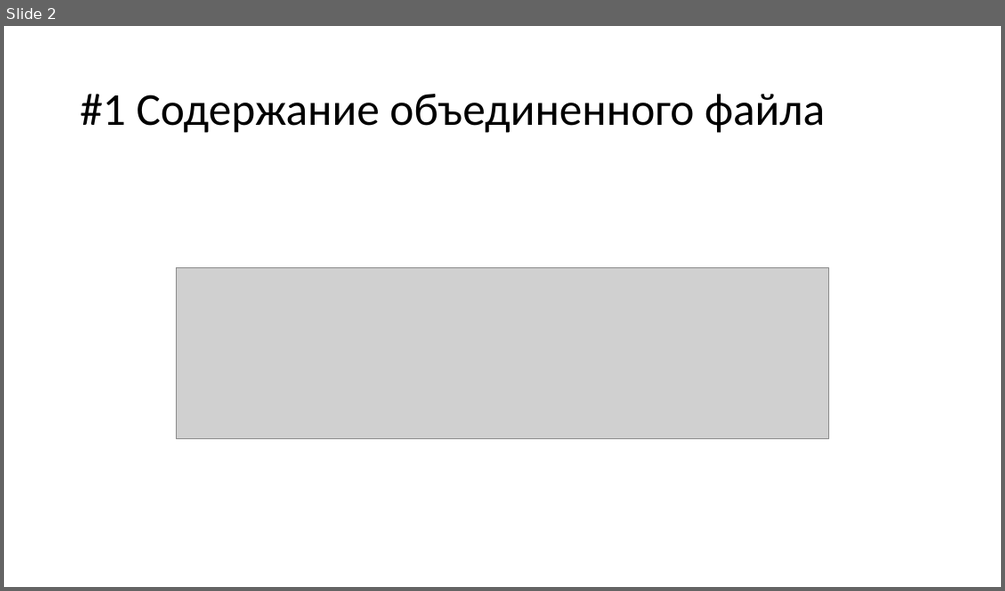
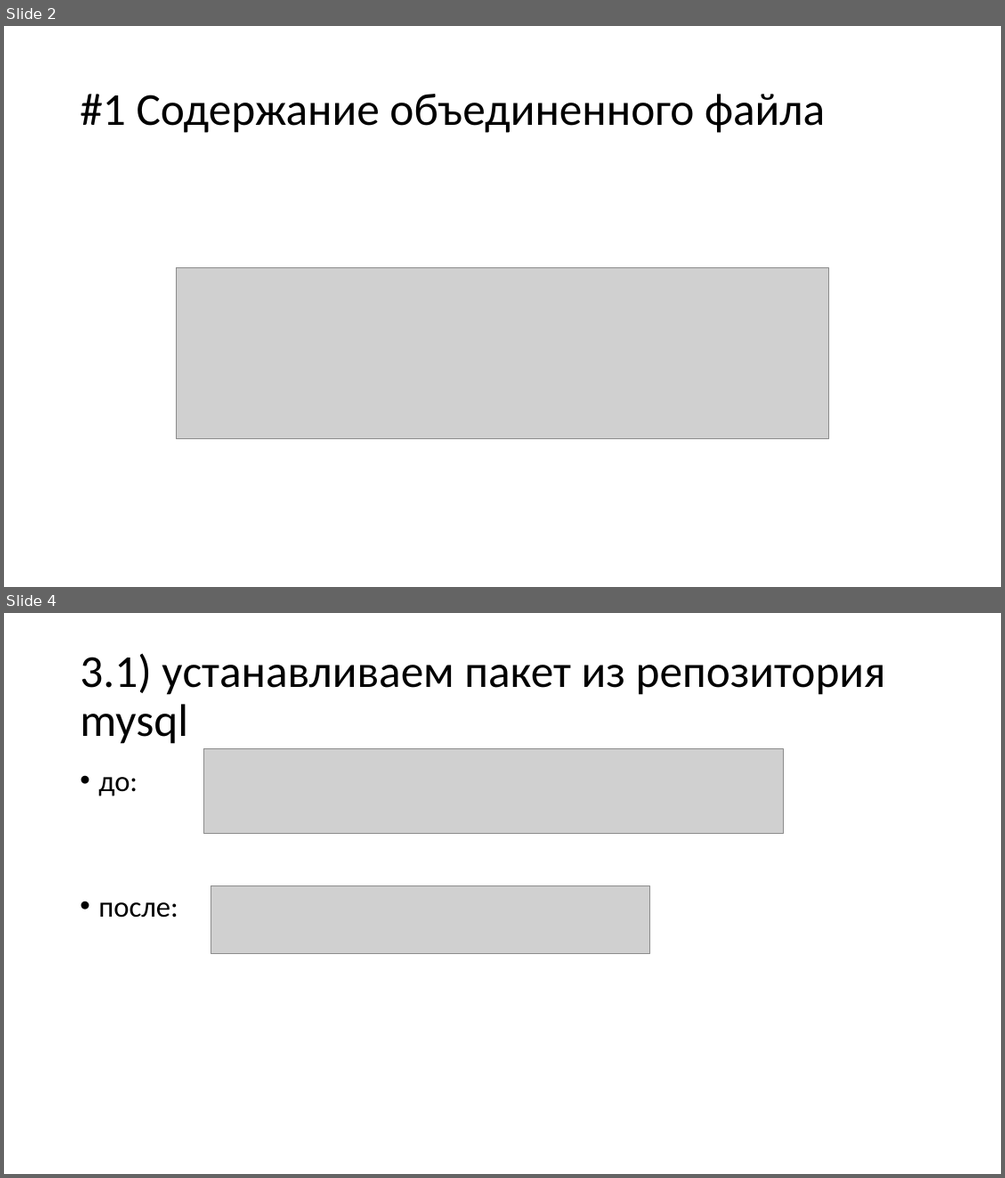
Before and after one commit to am1bestofluck/exam0723, a slide deck: report.pptx. Shown one above the other, each under a label of ours: slide 2 before the commit, slides 2 and 4 after it; the slides between them are not shown. The pictures are 1005x591 and 1005x1178 pixels, drawn with LibreOffice and Linux fonts; fonts in the diff are those of the drawing; grey boxes stand for pictures. Boxes give left, top, right and bottom in pixels: in the first picture for what was removed or moved away, otherwise in the second. Text is boxed around its words. In the diff, an @@ line names an element or a change of style, - is before the commit and + after.

```diff
--- a/report.pptx
+++ b/report.pptx
@@ slide 4 added at [4,613,1001,1174], background #FFFFFF @@
@@ title added at [80,653,886,744], 44 pt, text #000000 @@
+3.1) устанавливаем пакет из репозитория
+mysql
@@ picture added at [204,749,783,835] @@
@@ text added at [98,777,178,917], 28 pt, text #000000 @@
+• до:
+• после:
@@ picture added at [211,886,649,954] @@
```
Also in this commit, not shown: 1 slide changed, 4 other slides added, 1 other file.
